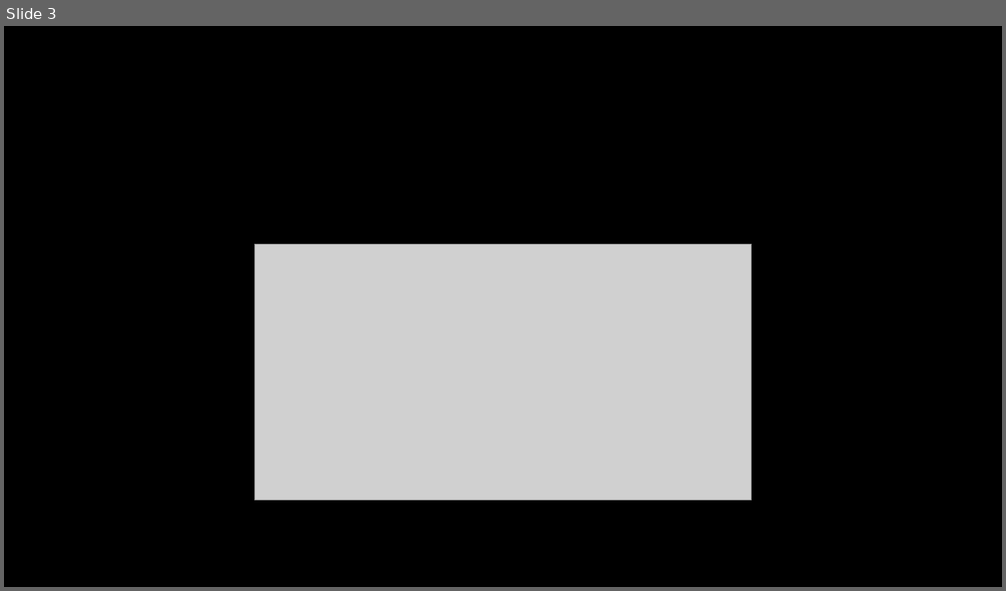
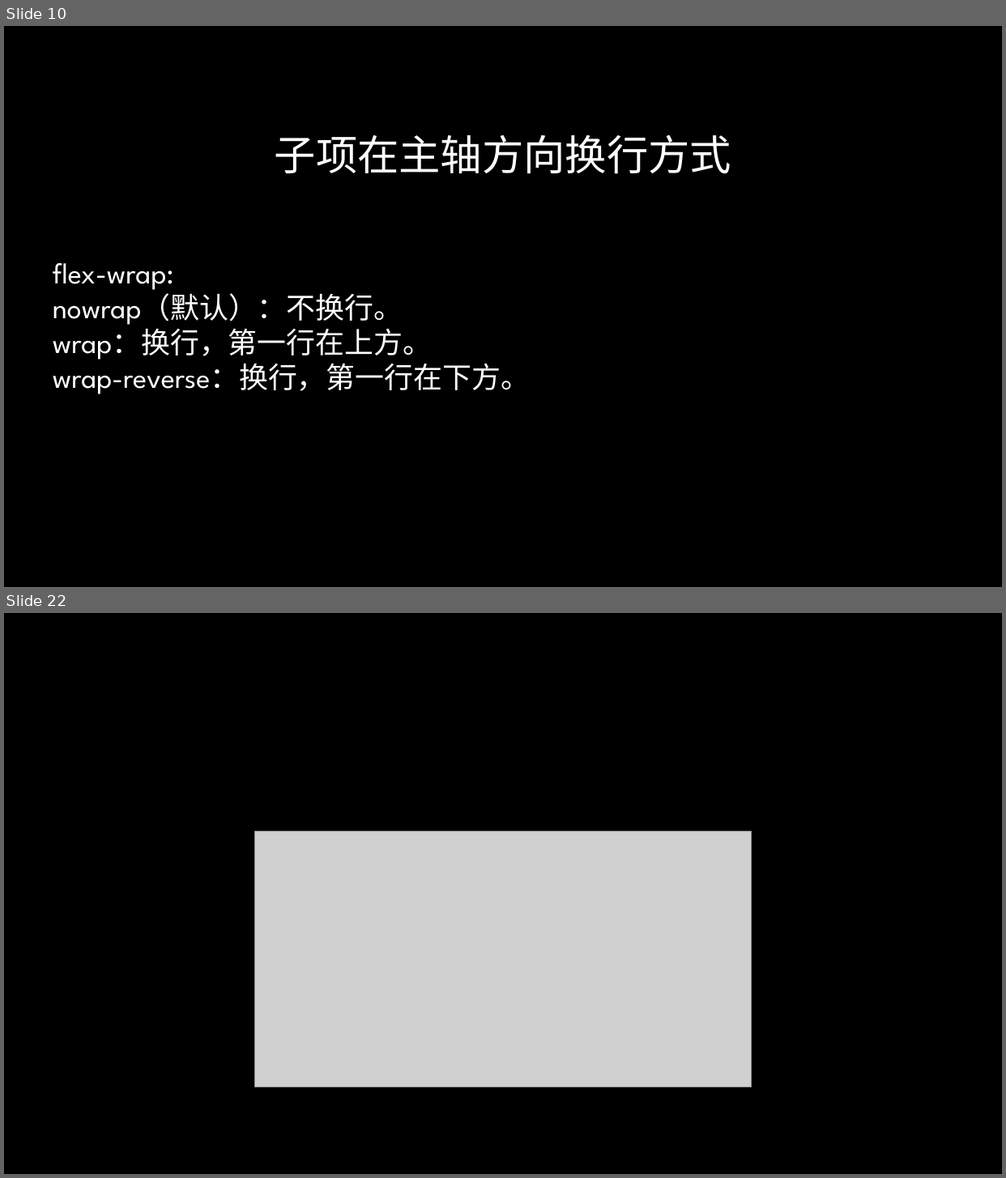
Before and after one commit to radiofly19841018/demo-flex, a slide deck: ppt/CSS Flex&Grid.pptx. Shown one above the other, each under a label of ours: slide 3 before the commit, slides 10 and 22 after it; the slides between them are not shown. The pictures are 1006x591 and 1006x1178 pixels, drawn with LibreOffice and Linux fonts; fonts in the diff are those of the drawing; grey boxes stand for pictures; background and template pictures are left out. Boxes give left, top, right and bottom in pixels: in the first picture for what was removed or moved away, otherwise in the second. Text is boxed around its words. In the diff, an @@ line names an element or a change of style, - is before the commit and + after.

```diff
--- a/ppt/CSS Flex&Grid.pptx
+++ b/ppt/CSS Flex&Grid.pptx
@@ slide 10 added at (x1=4, y1=26, x2=1002, y2=587), background picture (left out) @@
@@ title added at (x1=275, y1=135, x2=731, y2=174), 40 pt, text gradient #FFFFFF to #A6A6A6 @@
+子项在主轴方向换行方式
@@ text added at (x1=53, y1=263, x2=530, y2=395), 28 pt, text #FFFFFF @@
+flex-wrap:
+nowrap（默认）：不换行。
+wrap：换行，第一行在上方。
+wrap-reverse：换行，第一行在下方。
@@ what was slide 3 is now slide 22 @@
```
Also in this commit, not shown: 1 slide changed, 20 other slides added, 1 slide removed, 3 other files.
